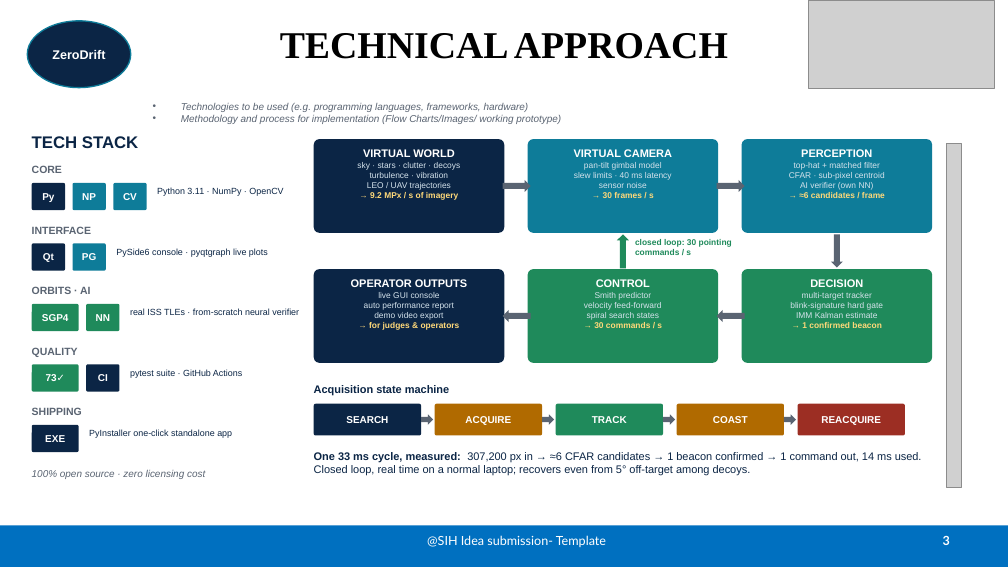
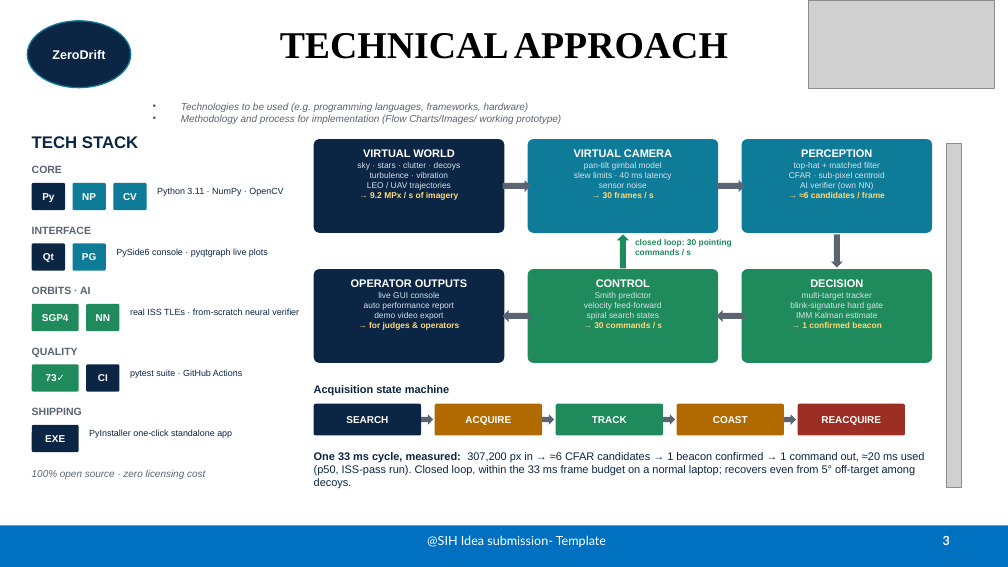
Before and after one commit to pranshukesavmishra/SIH2026, a slide deck: slide 3 of docs/submission/ZeroDrift_SIH26169.pptx. Drawn at 1008x567 pixels with LibreOffice and Linux fonts; fonts in the diff are those of the drawing; grey boxes stand for pictures. Boxes give left, top, right and bottom in pixels: in the first picture for what was removed or moved away, otherwise in the second. Text is boxed around its words. In the diff, an @@ line names an element or a change of style, - is before the commit and + after.

```diff
--- a/docs/submission/ZeroDrift_SIH26169.pptx
+++ b/docs/submission/ZeroDrift_SIH26169.pptx
@@ text at [314,452,925,489]: text changed @@
-One 33 ms cycle, measured: 307,200 px in → ≈6 CFAR candidates → 1 beacon confirmed → 1 command out, 14 ms used. Closed loop, real time on a normal laptop; recovers even from 5° off-target among decoys.
+One 33 ms cycle, measured: 307,200 px in → ≈6 CFAR candidates → 1 beacon confirmed → 1 command out, ≈20 ms used (p50, ISS-pass run). Closed loop, within the 33 ms frame budget on a normal laptop; recovers even from 5° off-target among decoys.
```
Also in this commit, not shown: 3 other slides changed, 2 other files.
